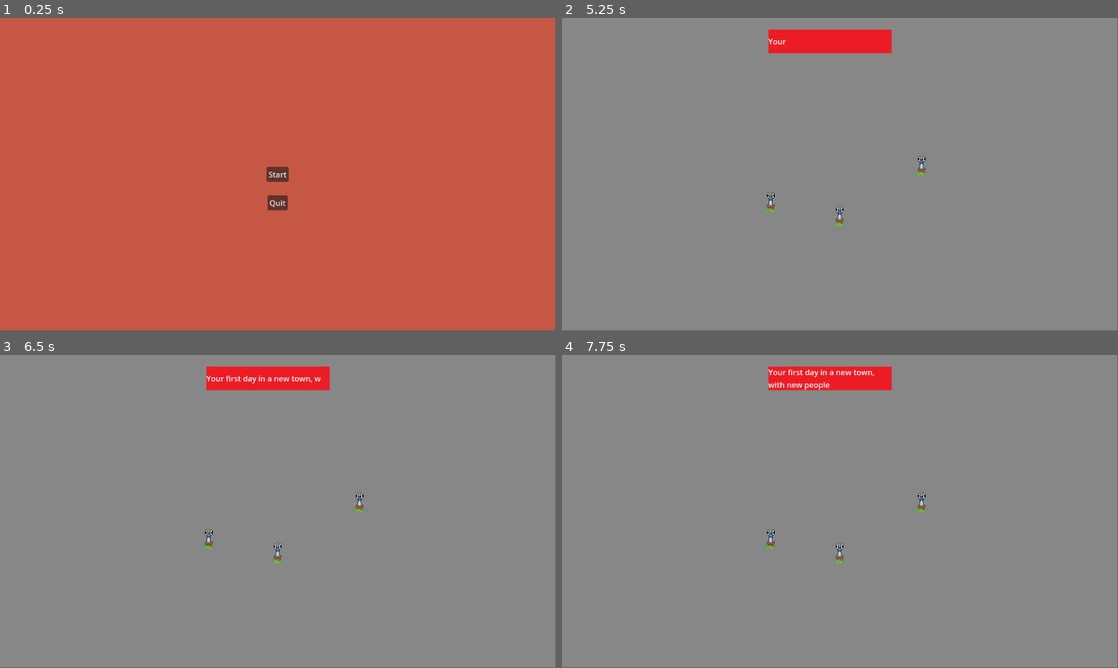
Above: before the commit, frames 1-4 (two rows, left to right).
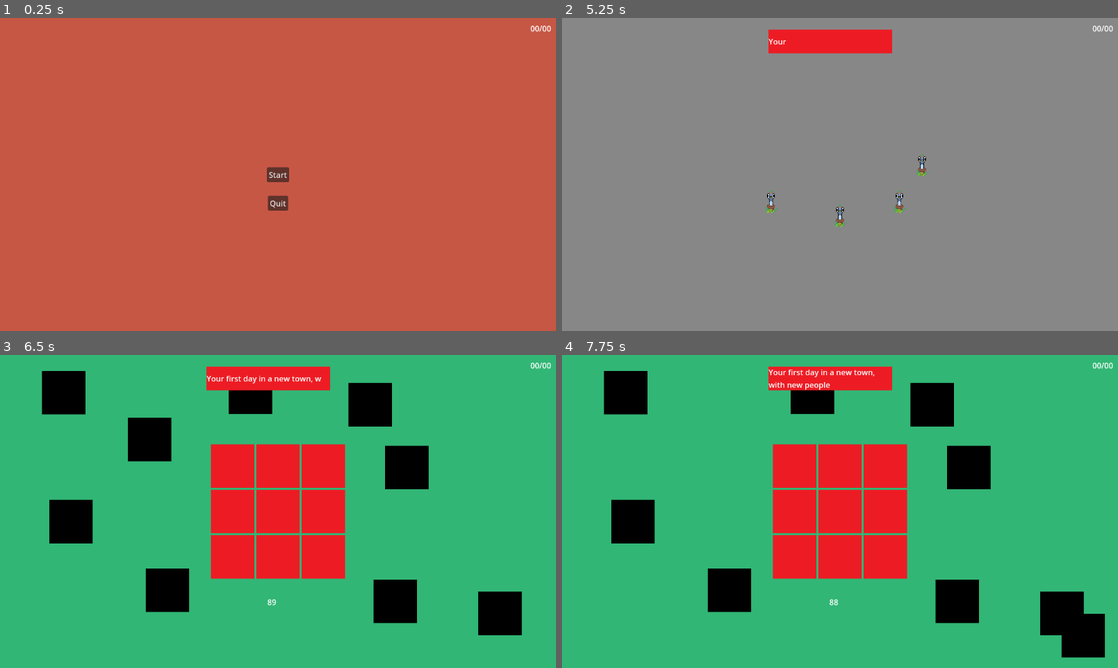
Above: after the commit, the same moments.

Repository: LauraVEkris/FreshlyBaked
Game: Godot game, scene res://scenes/main.tscn
Same seed, same stepped clock (60 frames per second), same inputs: the game is played once before the commit and once after it.
Inputs (mouse positions are in pixels of both pictures, inside the frame that each line leads up to):
- Up to frame 1 (0.25 s): no input
- Up to frame 2 (5.25 s): click (773, 202) at 0.5 s; click (773, 202) at 1.25 s; click (840, 215) at 2 s; click (840, 215) at 2.75 s; click (923, 165) at 3.5 s; click (923, 165) at 4.25 s; click "Start" at 5 s
- Up to frame 3 (6.5 s): click (339, 539) at 5.77 s
- Up to frame 4 (7.75 s): click (712, 439) at 6.52 s; click (1062, 611) at 7.27 s
In our replay, the window is 799x449 before the commit and 800x450 after it. These sizes can differ from the game's own. Grey fills any space a smaller window leaves; there, only what the larger window draws over its background counts as a difference.

The runs differ from the first frame. In frame 1, 0.2% of the frame differs, in the area x 47-100%, y 2-62%; in frame 2, 0.3%; in frame 3, 98%; in frame 4, 98%, in the area x 0-100%, y 0-100%.
Error after the commit: Invalid assignment of property or key 'text' with value of type 'String' on a base object of type 'null instance'. (res://scripts/singletons/gameManager.gd:21)

Commit message:
cookies minigame! and logs for day 5

Diff:
--- a/project.godot
+++ b/project.godot
@@ -19,6 +19,10 @@
 
 GameManager="*res://scripts/singletons/gameManager.gd"
 DialogueManager="*res://scripts/singletons/dialogueManager.gd"
+
+[display]
+
+window/stretch/mode="viewport"
 
 [global_group]
 
--- /dev/null
+++ b/scenes/cookieGame.tscn
@@ -0,0 +1,172 @@
+[gd_scene load_steps=4 format=3 uid="uid://byv8i5bg4b4xf"]
+
+[ext_resource type="Script" path="res://scripts/minigames/cookie_game.gd" id="1_1t0vu"]
+[ext_resource type="Texture2D" uid="uid://8semkqoekq33" path="res://assets/black.png" id="2_4x1am"]
+[ext_resource type="Texture2D" uid="uid://5eplxqu2b8e2" path="res://assets/red.png" id="3_n3dfc"]
+
+[node name="CookieGame" type="Control"]
+layout_mode = 3
+anchors_preset = 15
+anchor_right = 1.0
+anchor_bottom = 1.0
+grow_horizontal = 2
+grow_vertical = 2
+script = ExtResource("1_1t0vu")
+
+[node name="ColorRect" type="ColorRect" parent="."]
+layout_mode = 1
+anchors_preset = 15
+anchor_right = 1.0
+anchor_bottom = 1.0
+grow_horizontal = 2
+grow_vertical = 2
+color = Color(0.192597, 0.714849, 0.457757, 1)
+
+[node name="Timer" type="Label" parent="."]
+layout_mode = 1
+anchors_preset = 8
+anchor_left = 0.5
+anchor_top = 0.5
+anchor_right = 0.5
+anchor_bottom = 0.5
+offset_left = -22.5
+offset_top = 176.0
+offset_right = 22.5
+offset_bottom = 199.0
+grow_horizontal = 2
+grow_vertical = 2
+text = "00:00"
+uppercase = true
+
+[node name="GridContainer" type="GridContainer" parent="."]
+layout_mode = 1
+anchors_preset = 8
+anchor_left = 0.5
+anchor_top = 0.5
+anchor_right = 0.5
+anchor_bottom = 0.5
+offset_left = -106.5
+offset_top = -110.5
+offset_right = 106.5
+offset_bottom = 110.5
+grow_horizontal = 2
+grow_vertical = 2
+columns = 3
+
+[node name="tileFill1" type="TextureRect" parent="GridContainer"]
+layout_mode = 2
+texture = ExtResource("3_n3dfc")
+
+[node name="tileFill2" type="TextureRect" parent="GridContainer"]
+layout_mode = 2
+texture = ExtResource("3_n3dfc")
+
+[node name="tileFill3" type="TextureRect" parent="GridContainer"]
+layout_mode = 2
+texture = ExtResource("3_n3dfc")
+
+[node name="tileFill4" type="TextureRect" parent="GridContainer"]
+layout_mode = 2
+texture = ExtResource("3_n3dfc")
+
+[node name="tileFill5" type="TextureRect" parent="GridContainer"]
+layout_mode = 2
+texture = ExtResource("3_n3dfc")
+
+[node name="tileFill6" type="TextureRect" parent="GridContainer"]
+layout_mode = 2
+texture = ExtResource("3_n3dfc")
+
+[node name="tileFill7" type="TextureRect" parent="GridContainer"]
+layout_mode = 2
+texture = ExtResource("3_n3dfc")
+
+[node name="tileFill8" type="TextureRect" parent="GridContainer"]
+layout_mode = 2
+texture = ExtResource("3_n3dfc")
+
+[node name="tileFill9" type="TextureRect" parent="GridContainer"]
+layout_mode = 2
+texture = ExtResource("3_n3dfc")
+
+[node name="PuzzleTile1" type="TextureButton" parent="."]
+layout_mode = 0
+offset_left = 265.0
+offset_top = 130.0
+offset_right = 355.0
+offset_bottom = 220.0
+texture_normal = ExtResource("2_4x1am")
+
+[node name="PuzzleTile2" type="TextureButton" parent="."]
+layout_mode = 0
+offset_left = 991.0
+offset_top = 490.0
+offset_right = 1081.0
+offset_bottom = 580.0
+texture_normal = ExtResource("2_4x1am")
+
+[node name="PuzzleTile3" type="TextureButton" parent="."]
+layout_mode = 0
+offset_left = 87.0
+offset_top = 33.0
+offset_right = 177.0
+offset_bottom = 123.0
+texture_normal = ExtResource("2_4x1am")
+
+[node name="PuzzleTile4" type="TextureButton" parent="."]
+layout_mode = 0
+offset_left = 722.0
+offset_top = 58.0
+offset_right = 812.0
+offset_bottom = 148.0
+texture_normal = ExtResource("2_4x1am")
+
+[node name="PuzzleTile5" type="TextureButton" parent="."]
+layout_mode = 0
+offset_left = 774.0
+offset_top = 465.0
+offset_right = 864.0
+offset_bottom = 555.0
+texture_normal = ExtResource("2_4x1am")
+
+[node name="PuzzleTile6" type="TextureButton" parent="."]
+layout_mode = 0
+offset_left = 798.0
+offset_top = 188.0
+offset_right = 888.0
+offset_bottom = 278.0
+texture_normal = ExtResource("2_4x1am")
+
+[node name="PuzzleTile7" type="TextureButton" parent="."]
+layout_mode = 0
+offset_left = 302.0
+offset_top = 442.0
+offset_right = 392.0
+offset_bottom = 532.0
+texture_normal = ExtResource("2_4x1am")
+
+[node name="PuzzleTile8" type="TextureButton" parent="."]
+layout_mode = 0
+offset_left = 102.0
+offset_top = 300.0
+offset_right = 192.0
+offset_bottom = 390.0
+texture_normal = ExtResource("2_4x1am")
+
+[node name="PuzzleTile9" type="TextureButton" parent="."]
+layout_mode = 0
+offset_left = 474.0
+offset_top = 32.0
+offset_right = 564.0
+offset_bottom = 122.0
+texture_normal = ExtResource("2_4x1am")
+
+[connection signal="pressed" from="PuzzleTile1" to="." method="holdTile" binds= [1]]
+[connection signal="pressed" from="PuzzleTile2" to="." method="holdTile" binds= [2]]
+[connection signal="pressed" from="PuzzleTile3" to="." method="holdTile" binds= [3]]
+[connection signal="pressed" from="PuzzleTile4" to="." method="holdTile" binds= [4]]
+[connection signal="pressed" from="PuzzleTile5" to="." method="holdTile" binds= [5]]
+[connection signal="pressed" from="PuzzleTile6" to="." method="holdTile" binds= [6]]
+[connection signal="pressed" from="PuzzleTile7" to="." method="holdTile" binds= [7]]
+[connection signal="pressed" from="PuzzleTile8" to="." method="holdTile" binds= [8]]
+[connection signal="pressed" from="PuzzleTile9" to="." method="holdTile" binds= [9]]
--- a/scenes/main.tscn
+++ b/scenes/main.tscn
@@ -60,6 +60,14 @@
 offset_top = 29.0
 offset_right = 203.0
 offset_bottom = 89.0
+texture_normal = ExtResource("1_248q6")
+stretch_mode = 0
+
+[node name="CookieButton" type="TextureButton" parent="Display"]
+layout_mode = 0
+offset_left = 266.0
+offset_right = 326.0
+offset_bottom = 60.0
 texture_normal = ExtResource("1_248q6")
 stretch_mode = 0
 
@@ -158,8 +166,21 @@
 grow_vertical = 2
 text = "Quit"
 
+[node name="pointsLabel" type="Label" parent="."]
+layout_mode = 1
+anchors_preset = 1
+anchor_left = 1.0
+anchor_right = 1.0
+offset_left = -53.0
+offset_top = 10.0
+offset_right = -10.0
+offset_bottom = 33.0
+grow_horizontal = 0
+text = "00/00"
+
 [connection signal="pressed" from="Display/BunButton" to="Minigame" method="startMinigame" binds= ["bun"]]
 [connection signal="pressed" from="Display/CroissantButton" to="Minigame" method="startMinigame" binds= ["croissant"]]
+[connection signal="pressed" from="Display/CookieButton" to="Minigame" method="startMinigame" binds= ["cookie"]]
 [connection signal="pressed" from="Display/MuffinButton" to="Minigame" method="startMinigame" binds= ["muffin"]]
 [connection signal="pressed" from="Menu/startButton" to="Menu" method="_on_start_button_pressed"]
 [connection signal="pressed" from="Menu/quitButton" to="Menu" method="_on_quit_button_pressed"]
--- /dev/null
+++ b/scripts/minigames/cookie_game.gd
@@ -0,0 +1,47 @@
+extends Control
+
+@onready var timerNode = $Timer
+var timer:SceneTreeTimer
+var minigameNode
+var tiles = 9
+var mousePos
+var heldNode
+var NR
+
+#start timer on ready
+func _ready() -> void:
+	minigameNode = get_parent()
+	timer = get_tree().create_timer(90)
+	await timer.timeout
+	endGame()
+
+# Called every frame. 'delta' is the elapsed time since the previous frame.
+func _process(delta: float) -> void:
+	timerNode.text = str(int(timer.time_left))
+	mousePos = get_viewport().get_mouse_position()
+	if heldNode != null:
+		heldNode.position = mousePos
+		#check if tile is put down in correct position
+		var answerNode = get_node("GridContainer/tileFill" + str(NR))
+		if heldNode.position == answerNode.global_position:
+			answerNode.texture = heldNode.texture_normal
+			heldNode.queue_free()
+			heldNode = null
+			tiles -= 1
+			if tiles == 0:
+				endGame()
+
+#pick up and put down a tile
+func holdTile(number):
+	if heldNode != null:
+		heldNode = null
+		return
+	NR = number
+	var heldNodepath = "PuzzleTile" + str(number)
+	heldNode = get_node(heldNodepath)
+
+func endGame():
+	if tiles != 0:
+		minigameNode.doneMinigame("fail")
+	elif tiles == 0:
+		minigameNode.doneMinigame("win")
--- a/scripts/singletons/gameManager.gd
+++ b/scripts/singletons/gameManager.gd
@@ -10,12 +10,15 @@
 
 #gamefeel variables
 var lines:Array[String]
+var pointsLabel
 
 # Called when the node enters the scene tree for the first time.
 func _ready() -> void:
 	days = 0
 	points = 0
 	neededCustomers = 3
+	pointsLabel = $pointsLabel
+	pointsLabel.text = "points: " + str(points) + "/" + str(neededPoints)
 
 func startGame():
 	#start the first day
@@ -34,6 +37,7 @@
 	DialogueManager.deleteTextbox()
 	#add points and finish up with customer
 	points += gainedPoints
+	pointsLabel.text = "points: " + str(points) + "/" + str(neededPoints)
 	await get_tree().create_timer(2).timeout
 	customer.doneOrder()
 
Not shown, changed: docs/FreshlyBaked-log.docx
